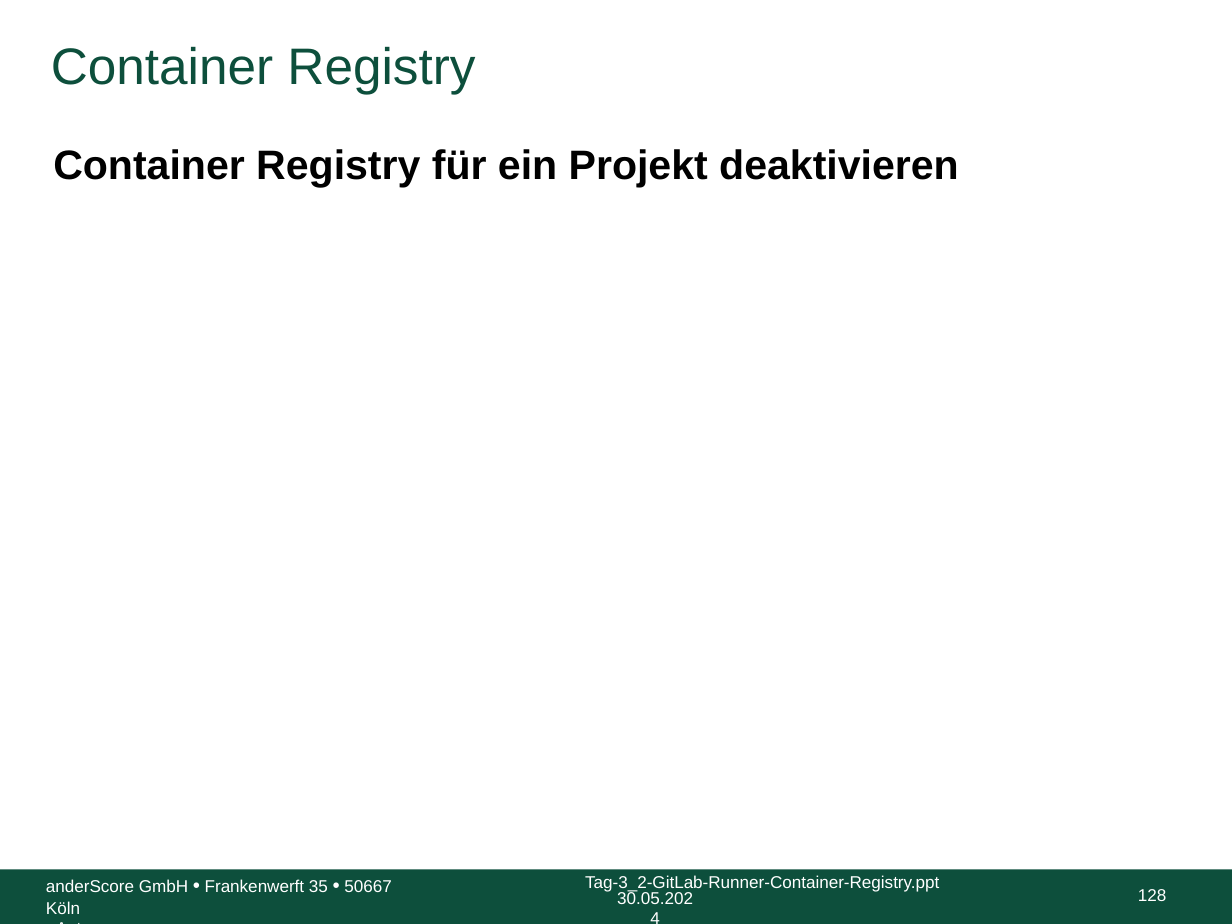
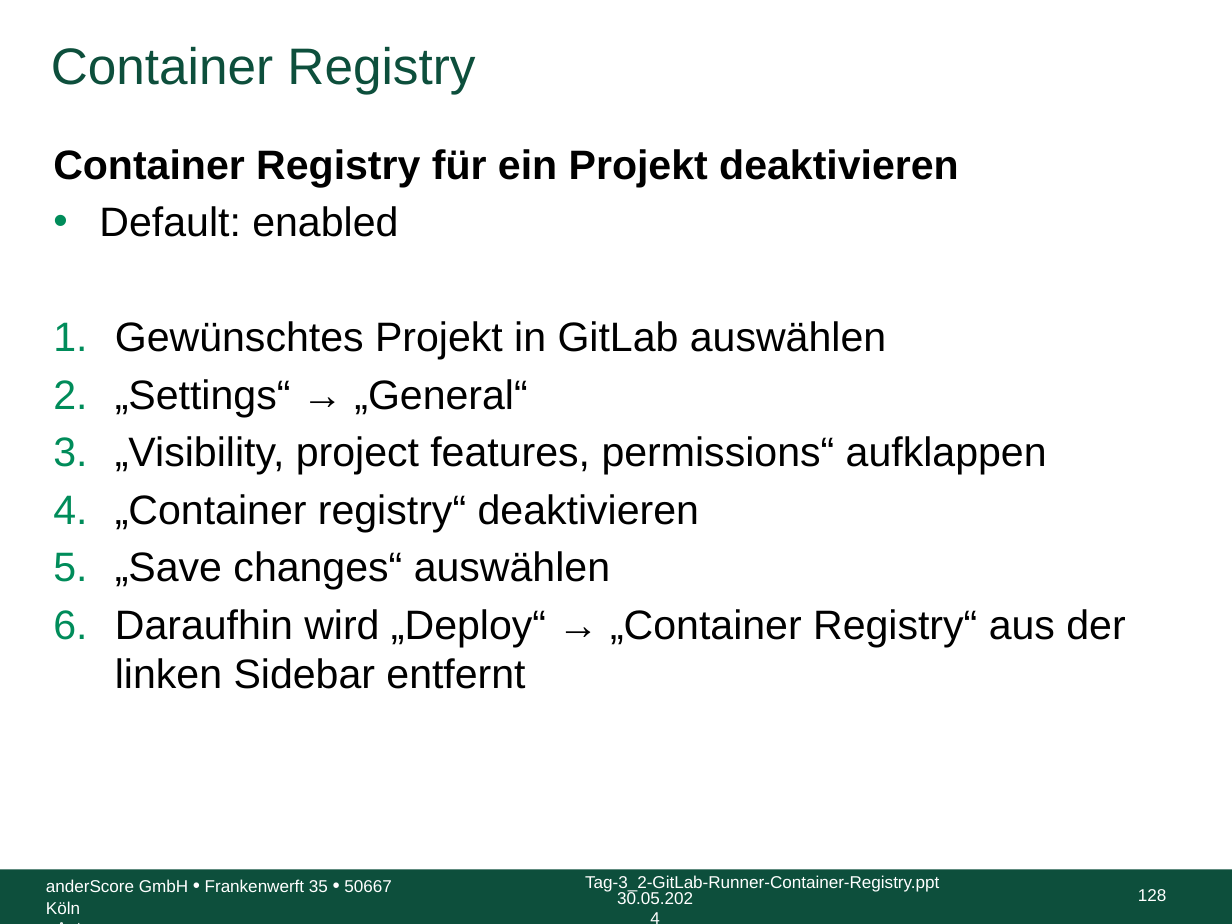
Before and after one commit to anderscore-gmbh/gitlab, a slide deck: slide 128 of slides/Tag-3_2-GitLab-Runner-Container-Registry.pptx. Drawn at 1232x924 pixels with LibreOffice and Linux fonts; fonts in the diff are those of the drawing; background and template pictures are left out. Boxes give left, top, right and bottom in pixels: in the first picture for what was removed or moved away, otherwise in the second. Text is boxed around its words. In the diff, an @@ line names an element or a change of style, - is before the commit and + after.

Commit message:
Tag-3_2: Container Registry done

```diff
--- a/slides/Tag-3_2-GitLab-Runner-Container-Registry.pptx
+++ b/slides/Tag-3_2-GitLab-Runner-Container-Registry.pptx
@@ text at (99, 206, 1125, 689): paragraphs added @@
+• Default: enabled
+1. Gewünschtes Projekt in GitLab auswählen
+2. „Settings“ → „General“
+3. „Visibility, project features, permissions“ aufklappen
+4. „Container registry“ deaktivieren
+5. „Save changes“ auswählen
+6. Daraufhin wird „Deploy“ → „Container Registry“ aus der linken Sidebar entfernt
```
Also in this commit, not shown: 2 other slides changed, 1 slide added, 1 slide removed.
